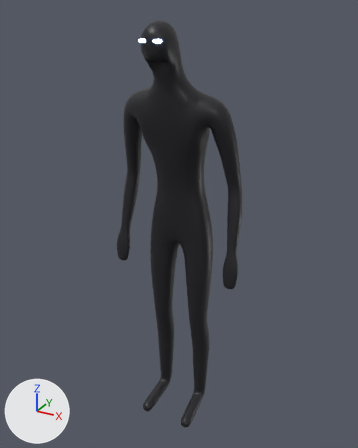
Renders of the glTF model prototypes/band/models/bass.glb from each side of a commit.
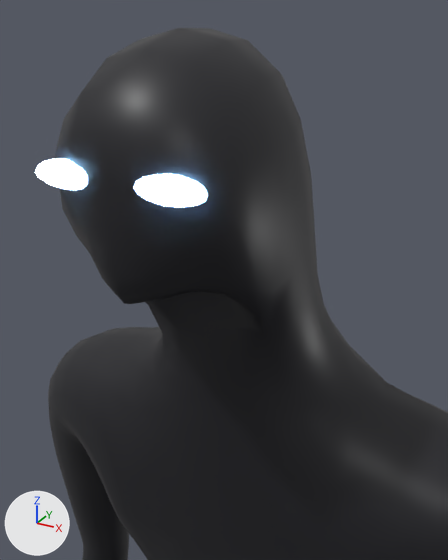
There are two pictures of each version: one whole from a 50 mm lens placed at (0.994, -1.832, 1.961), pointed at (0.01, -0.043, 1.067), one close up from a 50 mm lens placed at (0.184, -0.466, 1.924), pointed at (0.037, -0.2, 1.791). The axes (+X, +Y, +Z) are drawn at lower left. The lights are the same throughout. The last two pictures show the newer version. Vertices at exactly the same position are counted once.

The first close-up shows 'bass'.
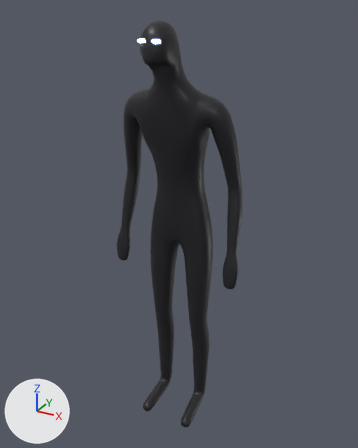
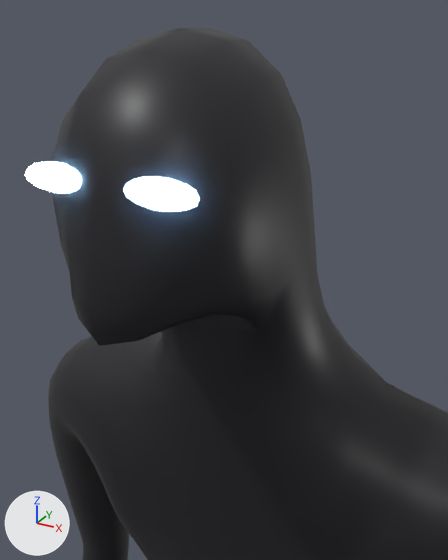
Diff of the bpy script that builds the scene:
```diff
--- a/prototypes/band/models/bass.glb.py
+++ b/prototypes/band/models/bass.glb.py
@@ me_bass @@
 # used by ob_bass; location = (0.0, 0.0, 0.0)
-me_bass.from_pydata(...)  # 4862 vertices, 9712 faces; spans x -0.31..0.31, y -0.25..0.07, z 0.02..1.91
+me_bass.from_pydata(...)  # 4862 vertices, 9712 faces; spans x -0.31..0.31, y -0.26..0.07, z 0.02..1.91
+# me_bass part 1: the loose piece of 86 vertices spanning x 0.01..0.05, y -0.25..-0.23, z 1.84..1.86 is moved by (0.0, -0.01, 0.0)
+# me_bass part 2: the loose piece of 86 vertices spanning x -0.05..-0.01, y -0.25..-0.23, z 1.84..1.86 is moved by (0.0, -0.01, 0.0)
+# me_bass part 3: 69 of the vertices in x -0.05..0.05, y -0.25..-0.16, z 1.77..1.85 are moved by (0.0, -0.01, -0.01)
 me_bass.materials.append(mat_bass_dark)
```

Location of each change, [x1, y1, x2, y2] in pixels of the close-ups (448 x 560 px; the box of a moved part takes in the faces that stretch with it):
'bass', reshaped: before [35, 28, 448, 560]; after [25, 28, 448, 560]
part 1 of me_bass, moved or reshaped: before [134, 174, 208, 207]; after [124, 176, 199, 212]
part 2 of me_bass, moved or reshaped: before [35, 159, 88, 190]; after [25, 161, 82, 193]
part 3 of me_bass, moved or reshaped: before [55, 132, 244, 305]; after [52, 137, 239, 346]
